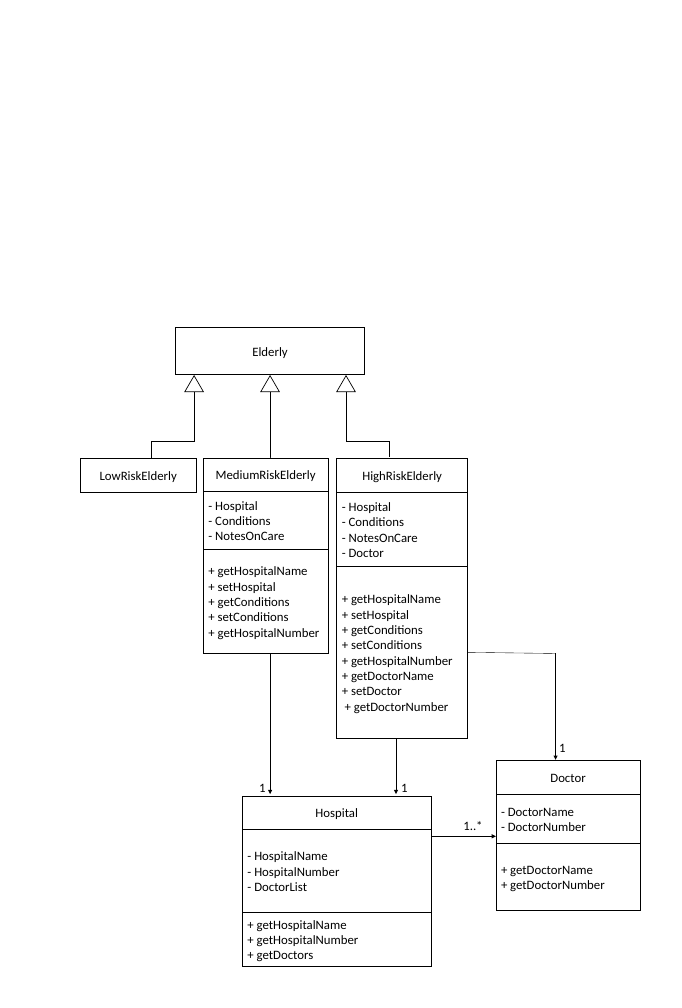
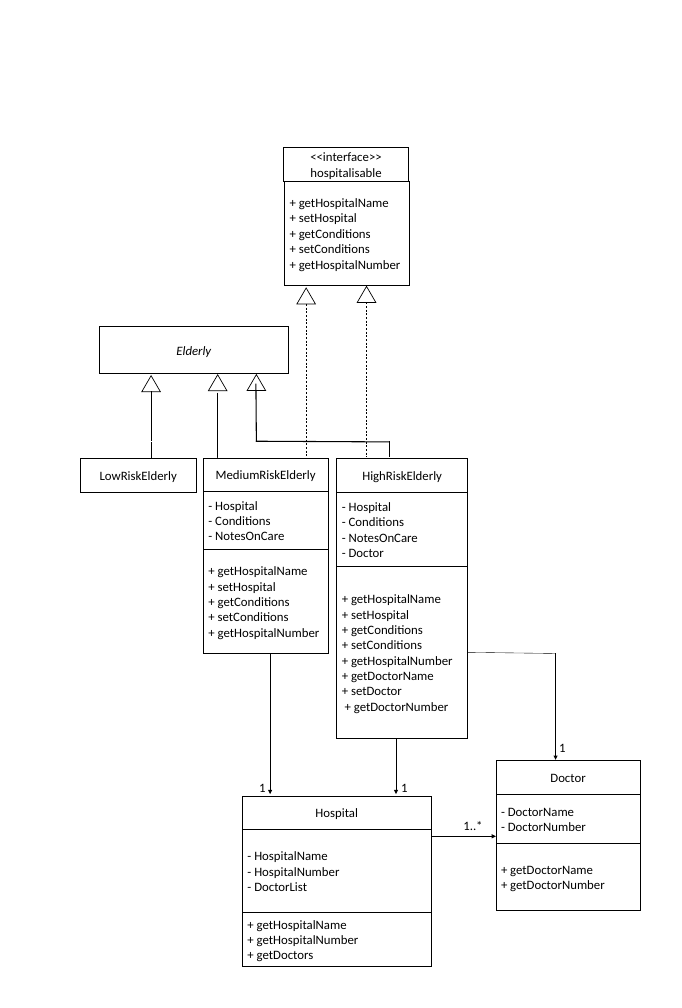
Before and after one commit to wutdequack/tp, a slide deck: slide 1 of docs/uml.pptx. Drawn at 682x1008 pixels with LibreOffice and Linux fonts; fonts in the diff are those of the drawing. Boxes give left, top, right and bottom in pixels: in the first picture for what was removed or moved away, otherwise in the second. Text is boxed around its words. In the diff, an @@ line names an element or a change of style, - is before the commit and + after.

Commit message:
Update UML diagram

```diff
--- a/docs/uml.pptx
+++ b/docs/uml.pptx
@@ rectangle added at [284,147,408,181], fill #FFFFFF, outline #000000 1 pt, 18 pt, text #000000 @@
+<<interface>>
+hospitalisable
@@ rectangle added at [284,181,409,285], fill #FFFFFF, outline #000000 1 pt, 18 pt, text #000000 @@
++ getHospitalName
++ setHospital
++ getConditions
++ setConditions
++ getHospitalNumber
@@ triangle added at [297,288,315,304], fill #FFFFFF, outline #000000 1 pt @@
@@ triangle added at [357,287,376,302], fill #FFFFFF, outline #000000 1 pt @@
@@ rectangle "Elderly": place and size @@
-rectangle "Elderly" at [176,328,365,375]
+rectangle "Elderly" at [100,326,289,373]
@@ rectangle "Elderly" at [100,326,289,373]: italic on @@
@@ line added from (306, 304) to (306, 459), #000000 0.75 pt dashed @@
@@ line added from (367, 302) to (367, 457), #000000 0.75 pt dashed @@
@@ triangle: place and size @@
-triangle at [185,376,203,391]
+triangle at [142,376,160,391]
@@ triangle: place and size @@
-triangle at [261,376,279,391]
+triangle at [208,375,227,391]
@@ triangle: place and size @@
-triangle at [337,376,355,391]
+triangle at [247,375,266,390]
@@ line moved from (346, 392) - (346, 442) to (256, 384) - (256, 442) @@
@@ line moved from (194, 392) - (194, 442) to (151, 391) - (151, 442) @@
@@ line moved from (270, 392) - (270, 458) to (218, 392) - (218, 459) @@
@@ line removed from (194, 442) to (151, 442) @@
@@ line moved from (389, 442) - (346, 442) to (389, 442) - (256, 442) @@
```
